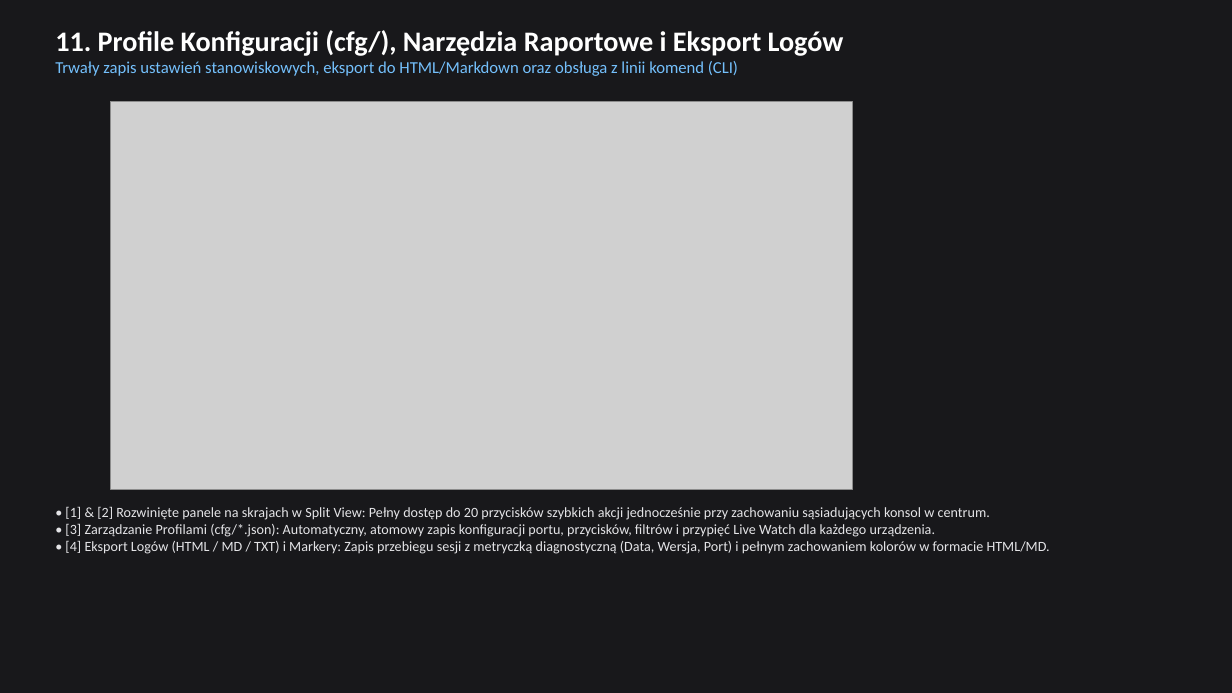
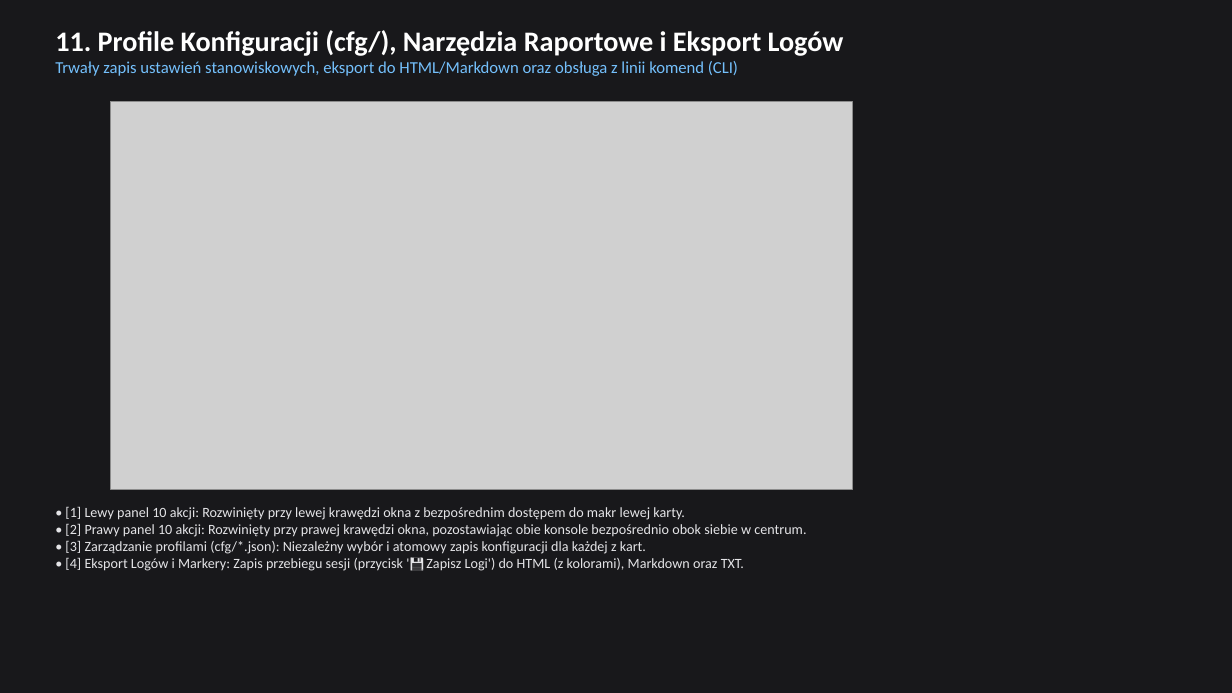
Before and after one commit to hymix/serial_commander, a slide deck: slide 11 of build_docs/Serial_Commander_Prezentacja.pptx. Drawn at 1232x693 pixels with LibreOffice and Linux fonts; fonts in the diff are those of the drawing; grey boxes stand for pictures. Boxes give left, top, right and bottom in pixels: in the first picture for what was removed or moved away, otherwise in the second. Text is boxed around its words. In the diff, an @@ line names an element or a change of style, - is before the commit and + after.

Commit message:
feat(v1.8.0): akcje Query i Step, liczniki {CNT}, przycisk Stop oraz aktualizacja dokumentacji
- Typ przycisku Query (Request-Response z timeoutem i pomiarem czasu w ms)
- Typ przycisku Step (przełącznik wielostanowy z tabelą kroków)
- Dynamiczne liczniki kroczące {CNT} i {SEQ} z pomocnikiem szablonów i walidatorem CAN
- Przycisk Stop (N) zatrzymujący wszystkie aktywne pętle Trigger
- Aktualizacja INSTRUKCJA.md, build_docs.py (slajdy 12-13) oraz dołączenie zrzutów ekranu

```diff
--- a/build_docs/Serial_Commander_Prezentacja.pptx
+++ b/build_docs/Serial_Commander_Prezentacja.pptx
@@ text at [65,506,806,571]: text changed @@
-• [1] & [2] Rozwinięte panele na skrajach w Split View: Pełny dostęp do 20 przycisków szybkich akcji jednocześnie przy zachowaniu sąsiadujących konsol w centrum.
-• [3] Zarządzanie Profilami (cfg/*.json): Automatyczny, atomowy zapis konfiguracji portu, przycisków, filtrów i przypięć Live Watch dla każdego urządzenia.
-• [4] Eksport Logów (HTML / MD / TXT) i Markery: Zapis przebiegu sesji z metryczką diagnostyczną (Data, Wersja, Port) i pełnym zachowaniem kolorów w formacie HTML/MD.
+• [1] Lewy panel 10 akcji: Rozwinięty przy lewej krawędzi okna z bezpośrednim dostępem do makr lewej karty.
+• [2] Prawy panel 10 akcji: Rozwinięty przy prawej krawędzi okna, pozostawiając obie konsole bezpośrednio obok siebie w centrum.
+• [3] Zarządzanie profilami (cfg/*.json): Niezależny wybór i atomowy zapis konfiguracji dla każdej z kart.
+• [4] Eksport Logów i Markery: Zapis przebiegu sesji (przycisk '💾 Zapisz Logi') do HTML (z kolorami), Markdown oraz TXT.
```
Also in this commit, not shown: 4 other slides changed, 1 slide added, 9 other files.
